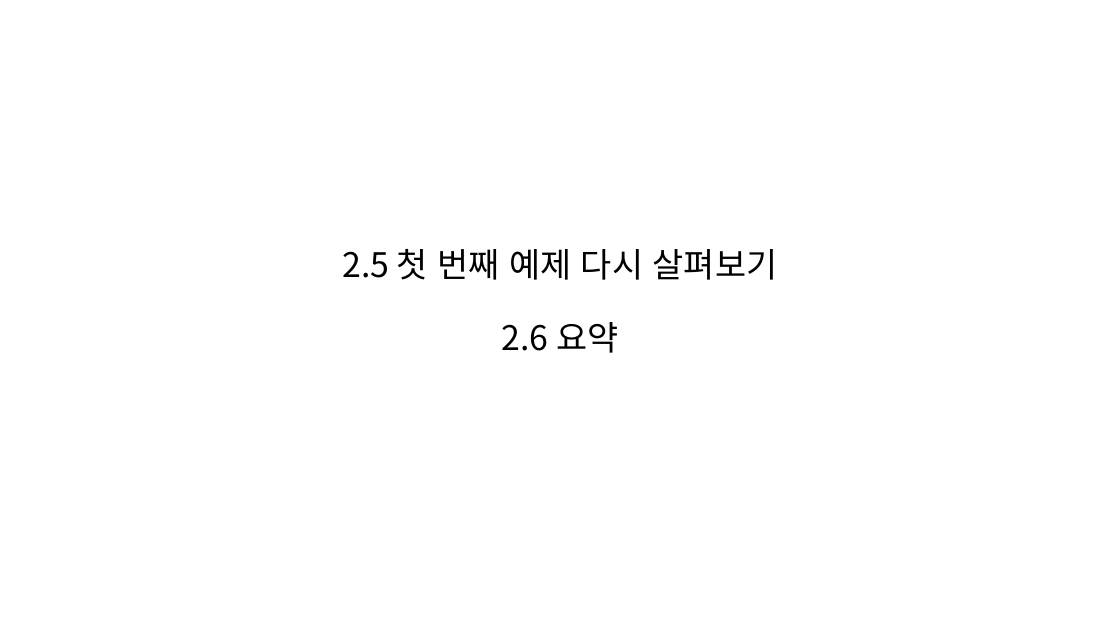
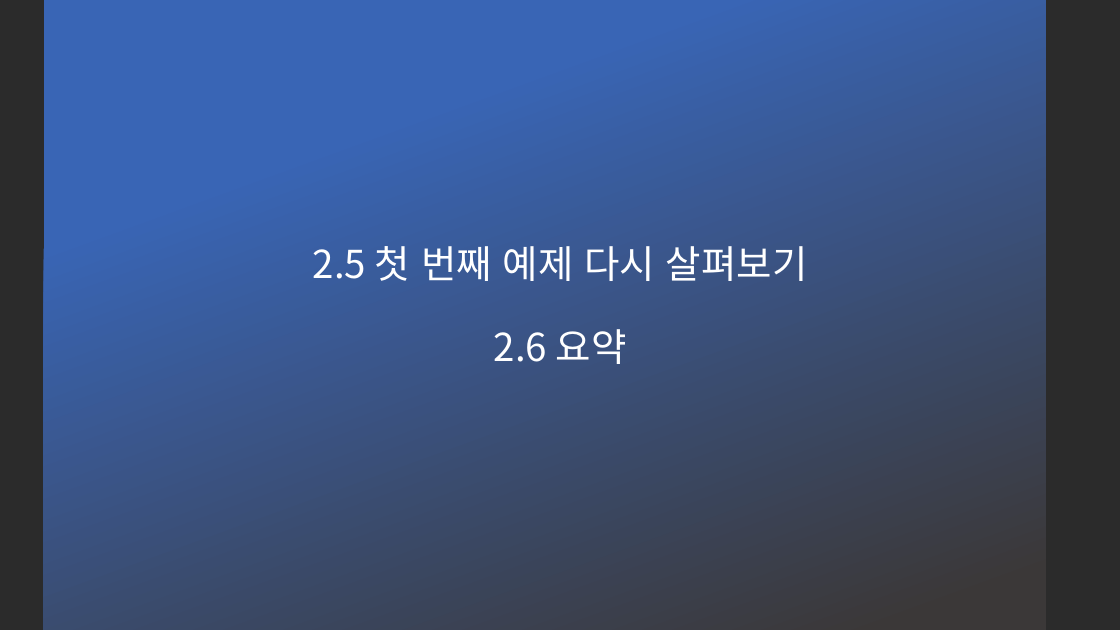
Before and after one commit to JoSihun/DeepLearningStudy, a slide deck: slide 1 of 01_TEAM_DATA/B팀/2주차_1장,2장_B팀_염주헌.pptx. Drawn at 1120x630 pixels with LibreOffice and Linux fonts; fonts in the diff are those of the drawing; background and template pictures are left out; a plain dark background stands for a picture behind light text. Boxes give left, top, right and bottom in pixels: in the first picture for what was removed or moved away, otherwise in the second. Text is boxed around its words. In the diff, an @@ line names an element or a change of style, - is before the commit and + after.

```diff
--- a/01_TEAM_DATA/B팀/2주차_1장,2장_B팀_염주헌.pptx
+++ b/01_TEAM_DATA/B팀/2주차_1장,2장_B팀_염주헌.pptx
@@ background #FFFFFF to picture (left out) @@
@@ rectangle added at [44, 0, 1046, 630], fill gradient #3965B5 to #3B3838 @@
@@ title "2.5 첫 번째 예제 다시 ...": place and size @@
-title "2.5 첫 번째 예제 다시 ..." at [342, 249, 778, 353]
+title "2.5 첫 번째 예제 다시 ..." at [313, 246, 808, 364]
@@ title "2.5 첫 번째 예제 다시 ..." at [313, 246, 808, 364]: size 29 to 33 pt, text colour #000000 to #FFFFFF; vertical alignment middle to bottom @@
```
Also in this commit, not shown: 3 other slides changed.
